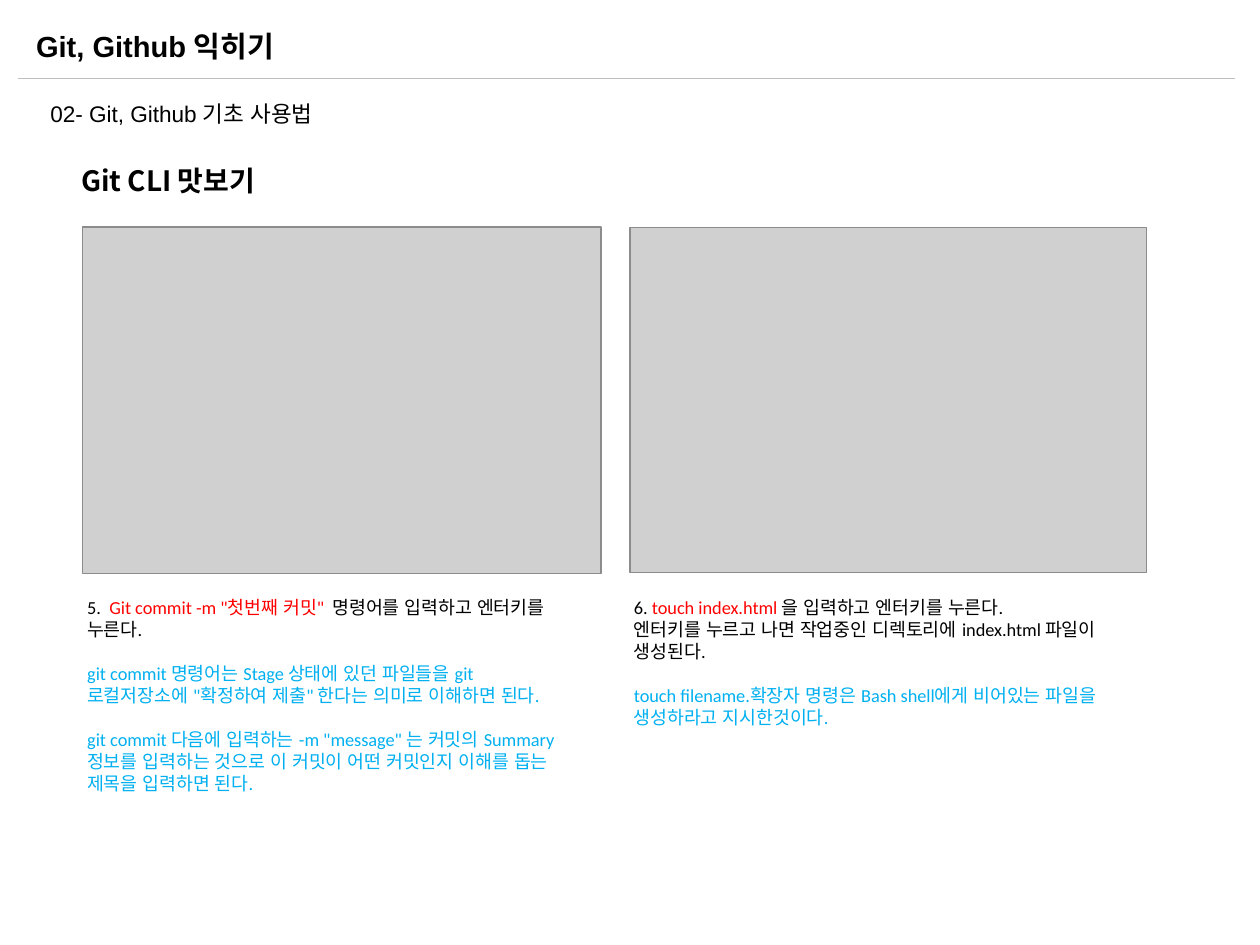
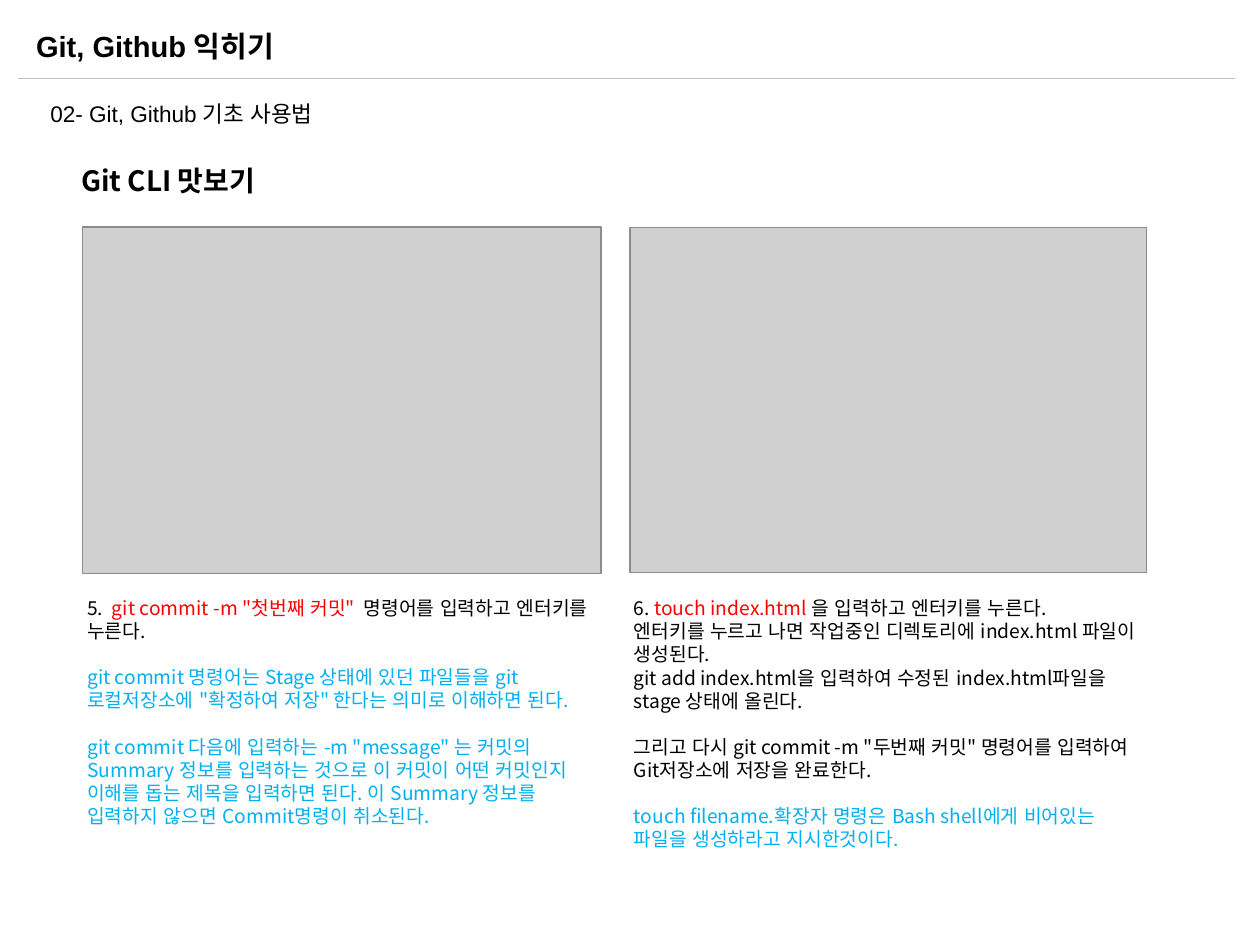
Before and after one commit to sabin21/NodeJS_Workflow_Study, a slide deck: slide 17 of CH00_Git_Github.pptx (slide 12 before the commit). Drawn at 1260x945 pixels with LibreOffice and Linux fonts; fonts in the diff are those of the drawing; grey boxes stand for pictures. Boxes give left, top, right and bottom in pixels: in the first picture for what was removed or moved away, otherwise in the second. Text is boxed around its words. In the diff, an @@ line names an element or a change of style, - is before the commit and + after.

Commit message:
Mongodb 파일추가 및 수정

```diff
--- a/CH00_Git_Github.pptx
+++ b/CH00_Git_Github.pptx
@@ text at [87,599,588,825]: text changed; size 10.5 to 11 pt; font Calibri to Noto Sans CJK KR @@
-5. Git commit -m "첫번째 커밋" 명령어를 입력하고 엔터키를 누른다.
-git commit 명령어는 Stage 상태에 있던 파일들을 git 로컬저장소에 "확정하여 제출" 한다는 의미로 이해하면 된다.
-git commit 다음에 입력하는 -m "message" 는 커밋의 Summary 정보를 입력하는 것으로 이 커밋이 어떤 커밋인지 이해를 돕는 제목을 입력하면 된다.
+5. git commit -m "첫번째 커밋" 명령어를 입력하고 엔터키를 누른다.
+git commit 명령어는 Stage 상태에 있던 파일들을 git 로컬저장소에 "확정하여 저장" 한다는 의미로 이해하면 된다.
+git commit 다음에 입력하는 -m "message" 는 커밋의 Summary 정보를 입력하는 것으로 이 커밋이 어떤 커밋인지 이해를 돕는 제목을 입력하면 된다. 이 Summary 정보를 입력하지 않으면 Commit명령이 취소된다.
@@ text at [634,599,1095,848]: size 10.5 to 11 pt, font Calibri to Noto Sans CJK KR in "6. touch index.html 을 입력하고 엔터키를 누른다.", "touch filename.확장자 명령은 Bash shell에게 비어있는 파일을 ..." @@
@@ text at [634,622,1135,779]: text changed; size 10.5 to 11 pt; font Calibri to Noto Sans CJK KR @@
-엔터키를 누르고 나면 작업중인 디렉토리에 index.html 파일이 생성된다.
+엔터키를 누르고 나면 작업중인 디렉토리에 index.html 파일이 생성된다.
+git add index.html을 입력하여 수정된 index.html파일을
+stage 상태에 올린다.
+그리고 다시 git commit -m "두번째 커밋" 명령어를 입력하여 Git저장소에 저장을 완료한다.
```
Also in this commit, not shown: 14 other slides changed, 6 slides added, 1 other file.
